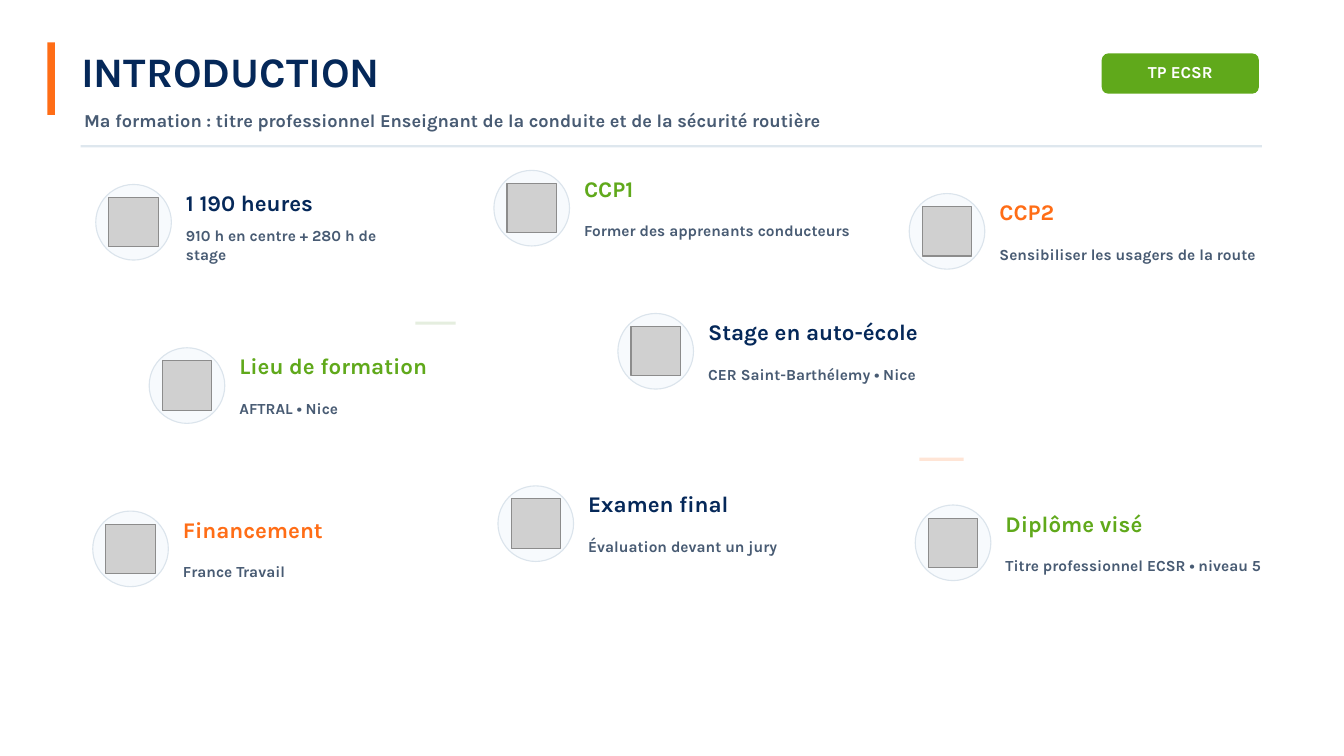
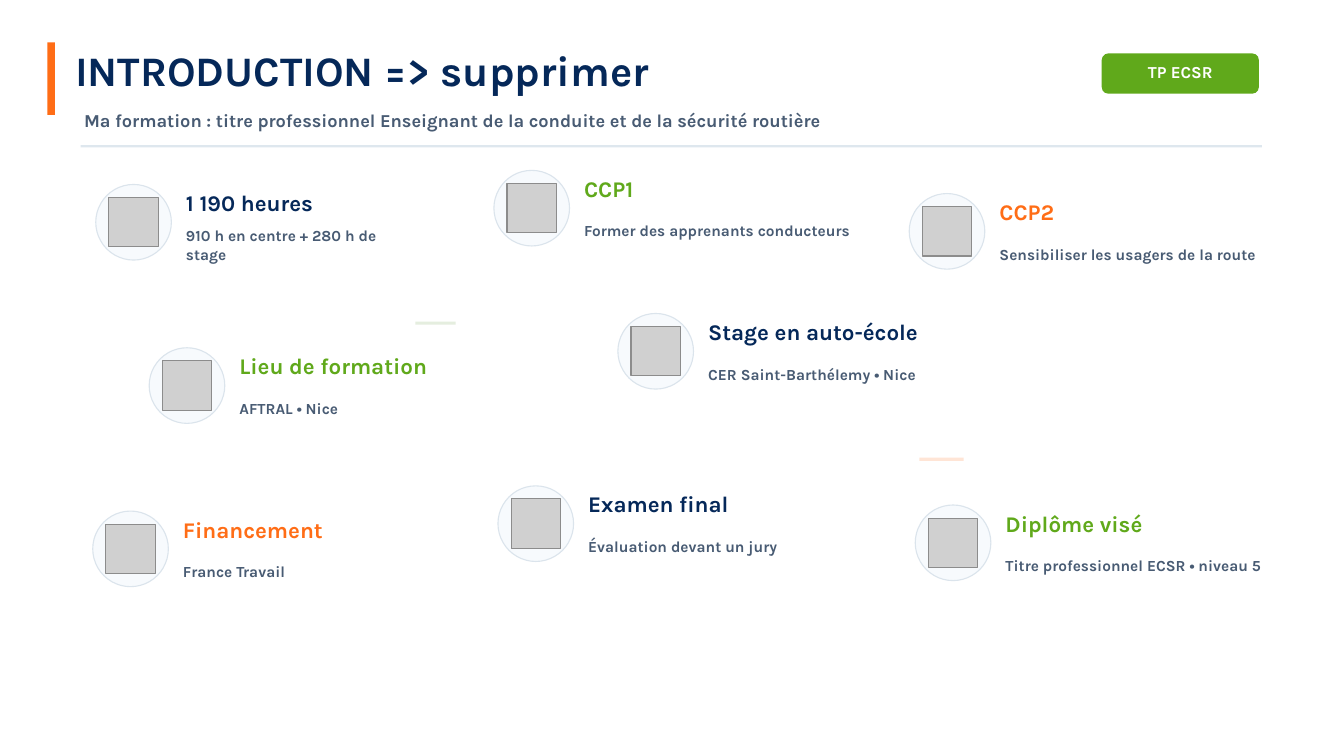
Before and after one commit to SamEva-dev/Memoir-TP-ECSR, a slide deck: slide 4 of Memoire_presentation.pptx. Drawn at 1344x756 pixels with LibreOffice and Linux fonts; fonts in the diff are those of the drawing; grey boxes stand for pictures; background and template pictures are left out. Boxes give left, top, right and bottom in pixels: in the first picture for what was removed or moved away, otherwise in the second. Text is boxed around its words. In the diff, an @@ line names an element or a change of style, - is before the commit and + after.

```diff
--- a/Memoire_presentation.pptx
+++ b/Memoire_presentation.pptx
@@ text at box(75, 56, 649, 96): text changed @@
-INTRODUCTION
+INTRODUCTION => supprimer
```
Also in this commit, not shown: 25 other files.
